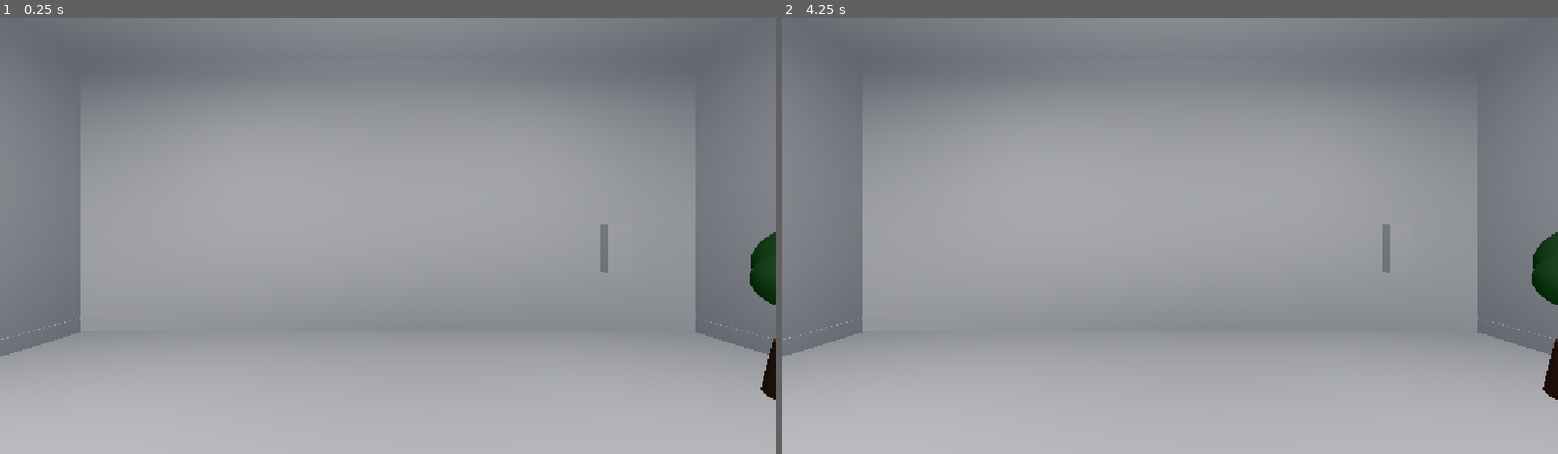
Above: before the commit, frames 1-2 (left to right).
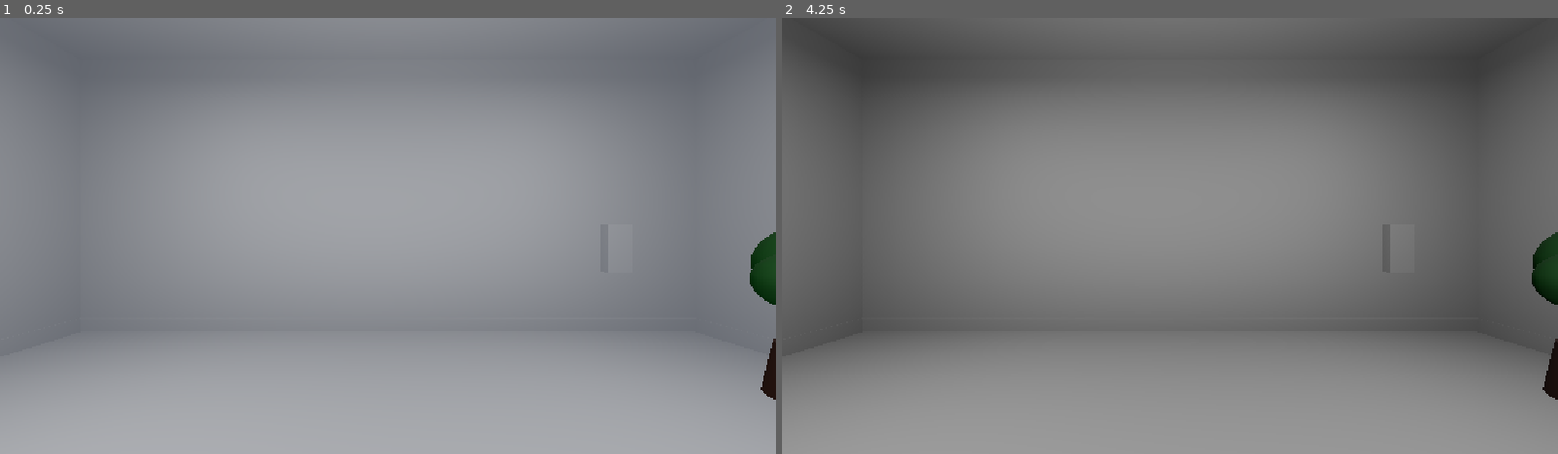
Above: after the commit, the same moments.

Repository: kinako-omiso/Summer_HoEi
Game: Godot game, scene res://temp_main.tscn
The game is run twice, just before and just after one commit, with the same random seed, the same clock (stepped at 60 frames per second) and the same inputs.
Inputs (mouse positions are in pixels of both pictures, inside the frame that each line leads up to):
- Up to frame 1 (0.25 s): no input
- Up to frame 2 (4.25 s): tap Enter at 0.5, 2, 3.5 s; move the mouse to (1208, 236) at 0.52 s; hold E (interact) 0.53-1.28 s; hold Up (move_forward) from 0.53 s (still down); tap Space (jump) at 0.77, 1.25, 1.52, 2.75, 3.02, 3.77 s; move the mouse to (1131, 236) at 1.27 s; tap E (interact) at 1.35, 2.85 s; move the mouse to (1185, 227) at 2.02 s; hold E (interact) 2.03-2.78 s; move the mouse to (1162, 244) at 2.77 s; move the mouse to (1224, 240) at 3.52 s; hold E (interact) from 3.53 s (still down); tap K (debug_lighting_toggle, bound only after the commit) at 4.15 s

The runs differ from the first frame. In frame 1, 3.6% of the frame differs, in the area x 0-100%, y 31-83%; in frame 2, 99%, in the area x 0-100%, y 0-100%.

Commit message:
#21 廊下の明かりを調整

Diff:
--- a/components/map/corridor_module.gd
+++ b/components/map/corridor_module.gd
@@ -10,7 +10,9 @@
 	# corridor at floating-point seams between scaled source modules.
 	var length_scale := (module_length + BAKE_SEAM_OVERLAP) / SOURCE_LENGTH
 	$Floor.scale = Vector3(1.0, 1.0, length_scale)
-	$Ceiling.scale = Vector3(1.0, 1.0, length_scale)
+	# The no-light ceiling source is 28m along local X and is rotated so that
+	# local X follows the corridor's Z axis.
+	$Ceiling.scale = Vector3(length_scale, 1.0, 1.0)
 	$WallLeft.scale = Vector3(length_scale, 1.0, 1.0)
 	$WallRight.scale = Vector3(length_scale, 1.0, 1.0)
 	set_meta("corridor_module_length", module_length)
--- a/components/map/corridor_module.tscn
+++ b/components/map/corridor_module.tscn
@@ -2,7 +2,7 @@
 
 [ext_resource type="Script" path="res://components/map/corridor_module.gd" id="1_script"]
 [ext_resource type="PackedScene" path="res://assets/3DModel/corridor_floor.tscn" id="2_floor"]
-[ext_resource type="PackedScene" path="res://assets/3DModel/corridor_ceiling.tscn" id="3_ceiling"]
+[ext_resource type="PackedScene" path="res://assets/3DModel/corridor_ceiling_without_light.tscn" id="3_ceiling"]
 [ext_resource type="PackedScene" path="res://assets/3DModel/corridor_wall.tscn" id="4_wall"]
 
 [node name="CorridorModule" type="Node3D"]
@@ -11,7 +11,7 @@
 [node name="Floor" parent="." instance=ExtResource("2_floor")]
 
 [node name="Ceiling" parent="." instance=ExtResource("3_ceiling")]
-position = Vector3(0, 6.31, 0)
+transform = Transform3D(0, 0, -1, 0, 1, 0, 1, 0, 0, 0, 6.31, 0)
 
 [node name="WallLeft" parent="." instance=ExtResource("4_wall")]
 transform = Transform3D(0, 0, -1, 0, 1, 0, 1, 0, 0, -3.87, 3.15, 0)
--- a/components/map/map_generator.gd
+++ b/components/map/map_generator.gd
@@ -4,6 +4,7 @@
 signal map_generated(seed_value: int)
 
 const ROOM_COUNT := 6
+const ROOM_SCENE_DIRECTORY := "res://components/rooms"
 const GRID_SIZE := 3
 const ROOM_HALF_SIZE := 7.0
 const ROOM_WALL_OFFSET := 6.87
@@ -24,8 +25,6 @@
 }
 
 const CORRIDOR_MODULE := preload("res://components/map/corridor_module.tscn")
-const ROOM_A := preload("res://components/rooms/room_a_office.tscn")
-const ROOM_B := preload("res://components/rooms/room_b_storage.tscn")
 const ROOM_WALL := preload("res://assets/3DModel/wall_no_door.tscn")
 const CENTERED_DOOR_WALL := preload("res://components/map/centered_wall_with_door.tscn")
 const ELEVATOR := preload("res://assets/3DModel/elevator.tscn")
@@ -42,10 +41,13 @@
 var last_layout: Dictionary = {}
 
 var _rng := RandomNumberGenerator.new()
+var _room_scene_paths: Array[String] = []
 
 
 func generate_map(requested_seed: int = 0) -> bool:
 	_clear_generated_map()
+	if not _refresh_room_scene_paths():
+		return false
 	_configure_rng(requested_seed)
 	var layout := _build_valid_layout()
 	if layout.is_empty():
@@ -58,6 +60,8 @@
 
 
 func generate_layout_for_seed(test_seed: int) -> Dictionary:
+	if not _refresh_room_scene_paths():
+		return {}
 	_configure_rng(test_seed)
 	return _build_valid_layout()
 
@@ -106,10 +110,14 @@
 
 	var room_specs: Array[Dictionary] = []
 	for cell: Vector2i in cells:
+		var scene_path := _room_scene_paths[_rng.randi_range(0, _room_scene_paths.size() - 1)]
+		var scene_id := scene_path.get_file().get_basename()
 		room_specs.append({
 			"cell": cell,
 			"origin": Vector2(column_positions[cell.x], row_positions[cell.y]),
-			"type": "A" if _rng.randi_range(0, 1) == 0 else "B",
+			"scene_path": scene_path,
+			"scene_id": scene_id,
+			"type": scene_id.substr(5, 1).to_upper(),
 			"entrances": [] as Array[String],
 			"elevator_side": "",
 		})
@@ -296,9 +304,9 @@
 	var room_specs: Array = layout["rooms"]
 	for room_index: int in range(room_specs.size()):
 		var room_spec: Dictionary = room_specs[room_index]
-		var room_scene: PackedScene = ROOM_A if room_spec["type"] == "A" else ROOM_B
+		var room_scene: PackedScene = load(room_spec["scene_path"]) as PackedScene
 		var room := room_scene.instantiate() as Node3D
-		room.name = "Room%02d_%s" % [room_index + 1, room_spec["type"]]
+		room.name = "Room%02d_%s" % [room_index + 1, room_spec["scene_id"]]
 		rooms_root.add_child(room)
 		var origin: Vector2 = room_spec["origin"]
 		room.position = _to_world(origin)
@@ -306,6 +314,7 @@
 		var elevator_side: String = room_spec["elevator_side"]
 		_configure_room_walls(room, entrances, elevator_side)
 		room.set_meta("generated_room_type", room_spec["type"])
+		room.set_meta("generated_room_scene", room_spec["scene_path"])
 		room.set_meta("generated_entrance_count", entrances.size())
 		room.set_meta("generated_entrance_sides", entrances.duplicate())
 
@@ -453,6 +462,63 @@
 	return root
 
 
+func get_available_room_scene_paths() -> Array[String]:
+	if _room_scene_paths.is_empty():
+		_refresh_room_scene_paths()
+	return _room_scene_paths.duplicate()
+
+
+func _refresh_room_scene_paths() -> bool:
+	_room_scene_paths.clear()
+	var directory: DirAccess = DirAccess.open(ROOM_SCENE_DIRECTORY)
+	if directory == null:
+		push_error("MapGenerator cannot open %s." % ROOM_SCENE_DIRECTORY)
+		return false
+
+	var filenames := directory.get_files()
+	filenames.sort()
+	for filename: String in filenames:
+		if not _is_room_scene_filename(filename):
+			continue
+		var scene_path := "%s/%s" % [ROOM_SCENE_DIRECTORY, filename]
+		var resource: Resource = load(scene_path)
+		if not resource is PackedScene:
+			push_warning("Skipping room scene that cannot be loaded: %s" % scene_path)
+			continue
+		var preview: Node = (resource as PackedScene).instantiate()
+		var is_compatible := preview is Node3D and preview.has_node("Structure")
+		preview.free()
+		if not is_compatible:
+			push_warning("Skipping room scene without a Node3D root and Structure child: %s" % scene_path)
+			continue
+		_room_scene_paths.append(scene_path)
+
+	if _room_scene_paths.is_empty():
+		push_error(
+			"MapGenerator found no compatible room_[letter]_[name].tscn scenes in %s."
+			% ROOM_SCENE_DIRECTORY
+		)
+		return false
+	return true
+
+
+func _is_room_scene_filename(filename: String) -> bool:
+	if not filename.ends_with(".tscn"):
+		return false
+	var scene_id := filename.get_basename()
+	if not scene_id.begins_with("room_") or scene_id.length() < 8:
+		return false
+	var category := scene_id.substr(5, 1)
+	if scene_id.substr(6, 1) != "_":
+		return false
+	var category_code := category.unicode_at(0)
+	var is_ascii_letter := (
+		(category_code >= 65 and category_code <= 90)
+		or (category_code >= 97 and category_code <= 122)
+	)
+	return is_ascii_letter and scene_id.substr(7).length() > 0
+
+
 func _union_sets(parents: Array[int], first: int, second: int) -> void:
 	var first_root := _find_set(parents, first)
 	var second_root := _find_set(parents, second)
--- /dev/null
+++ b/components/rooms/room_template.tscn
@@ -0,0 +1,42 @@
+[gd_scene load_steps=6 format=3]
+
+[ext_resource type="PackedScene" uid="uid://bugvnu7o8jwuk" path="res://assets/3DModel/floor_square.glb" id="1_floor_model"]
+[ext_resource type="Script" uid="uid://bafdgvvgwfh61" path="res://world_surface.gd" id="2_surface"]
+[ext_resource type="PackedScene" uid="uid://cm1jwh0mcnaon" path="res://assets/3DModel/ceiling_square_with_light.tscn" id="3_ceiling"]
+[ext_resource type="PackedScene" path="res://assets/3DModel/wall_no_door.tscn" id="4_wall"]
+
+[sub_resource type="BoxShape3D" id="BoxShape_floor"]
+size = Vector3(14, 0.3, 14)
+
+[node name="RoomTemplate" type="Node3D"]
+
+[node name="Structure" type="Node3D" parent="."]
+
+[node name="Floor" type="StaticBody3D" parent="Structure"]
+collision_layer = 4
+collision_mask = 0
+script = ExtResource("2_surface")
+
+[node name="Model" parent="Structure/Floor" instance=ExtResource("1_floor_model")]
+
+[node name="CollisionShape3D" type="CollisionShape3D" parent="Structure/Floor"]
+shape = SubResource("BoxShape_floor")
+
+[node name="CenterLight" type="OmniLight3D" parent="Structure/Floor" groups=["lights"]]
+position = Vector3(0, 0.35, 0)
+layers = 4
+light_energy = 0.8
+omni_range = 12.0
+shadow_enabled = false
+
+[node name="Ceiling" parent="Structure" instance=ExtResource("3_ceiling")]
+position = Vector3(0, 6.31, 0)
+
+[node name="WallEast" parent="Structure" instance=ExtResource("4_wall")]
+transform = Transform3D(0, 0, -1, 0, 1, 0, 1, 0, 0, 6.87, 3.15, 0)
+
+[node name="WallSouth" parent="Structure" instance=ExtResource("4_wall")]
+transform = Transform3D(-1, 0, 0, 0, 1, 0, 0, 0, -1, 0, 3.15, 6.87)
+
+[node name="WallWest" parent="Structure" instance=ExtResource("4_wall")]
+transform = Transform3D(0, 0, 1, 0, 1, 0, -1, 0, 0, -6.87, 3.15, 0)
--- a/project.godot
+++ b/project.godot
@@ -59,6 +59,11 @@
 "events": [Object(InputEventKey,"resource_local_to_scene":false,"resource_name":"","device":-1,"window_id":0,"alt_press …(191 unchanged characters)…
 ]
 }
+debug_lighting_toggle={
+"deadzone": 0.2,
+"events": [Object(InputEventKey,"resource_local_to_scene":false,"resource_name":"","device":-1,"window_id":0,"alt_pressed":false,"shift_pressed":false,"ctrl_pressed":false,"meta_pressed":false,"pressed":false,"keycode":0,"physical_keycode":75,"key_label":0,"unicode":107,"location":0,"echo":false,"script":null)
+]
+}
 jump={
 "deadzone": 0.2,
 "events": [Object(InputEventKey,"resource_local_to_scene":false,"resource_name":"","device":-1,"window_id":0,"alt_press …(191 unchanged characters)…
--- a/temp_main.gd
+++ b/temp_main.gd
@@ -7,12 +7,20 @@
 @onready var map_generator: Node3D = $NavigationRegion3D/MapGenerator
 @onready var player: CharacterBody3D = $Player
 @onready var monster: CharacterBody3D = $demomonster
+@onready var world_environment: WorldEnvironment = $WorldEnvironment
 
 var camera_change := 1
 var is_runtime_map_ready := false
+var debug_lighting_enabled := true
+var _debug_ambient_energy := 0.0
+var _debug_background_energy := 0.0
 
 
 func _ready() -> void:
+	var environment := world_environment.environment
+	if environment != null:
+		_debug_ambient_energy = environment.ambient_light_energy
+		_debug_background_energy = environment.background_energy_multiplier
 	player.process_mode = Node.PROCESS_MODE_DISABLED
 	monster.process_mode = Node.PROCESS_MODE_DISABLED
 	NavigationServer3D.map_set_use_async_iterations(
@@ -71,5 +79,21 @@
 		camera_change = -1
 
 
+func _unhandled_input(event: InputEvent) -> void:
+	if event.is_action_pressed("debug_lighting_toggle") and not event.is_echo():
+		toggle_debug_lighting()
+		get_viewport().set_input_as_handled()
+
+
+func toggle_debug_lighting() -> void:
+	debug_lighting_enabled = not debug_lighting_enabled
+	var environment := world_environment.environment
+	if environment == null:
+		return
+	environment.ambient_light_energy = _debug_ambient_energy if debug_lighting_enabled else 0.0
+	environment.background_energy_multiplier = _debug_background_energy if debug_lighting_enabled else 0.0
+	print("Debug lighting: %s" % ("ON" if debug_lighting_enabled else "OFF"))
+
+
 func _on_player_hit() -> void:
 	print("you die")
--- a/tools/validate_map_generator.gd
+++ b/tools/validate_map_generator.gd
@@ -2,6 +2,7 @@
 
 
 const GENERATOR_SCENE := preload("res://components/map/map_generator.tscn")
+const ROOM_TEMPLATE := preload("res://components/rooms/room_template.tscn")
 const ROOM_COUNT := 6
 const MINIMUM_LENGTH := 3.0
 const MAXIMUM_LENGTH := 20.0
@@ -20,14 +21,19 @@
 
 func _run_validation() -> void:
 	var failures: Array[String] = []
-	var observed_room_a := false
-	var observed_room_b := false
+	var observed_duplicate_selection := false
 	var observed_extra_connection := false
 	var observed_one_entrance := false
 	var observed_three_entrances := false
 
 	var generator := GENERATOR_SCENE.instantiate()
 	root.add_child(generator)
+	var available_room_scenes: Array[String] = generator.get_available_room_scene_paths()
+	if available_room_scenes.is_empty():
+		failures.append("no dynamically discoverable room scenes were found")
+	if available_room_scenes.has("res://components/rooms/room_template.tscn"):
+		failures.append("room_template.tscn must not be a random generation candidate")
+	_validate_room_template(failures)
 
 	for test_seed: int in range(1, 101):
 		var layout: Dictionary = generator.generate_layout_for_seed(test_seed)
@@ -36,15 +42,19 @@
 			continue
 		_validate_layout(test_seed, layout, failures)
 		observed_extra_connection = observed_extra_connection or layout["corridors"].size() > ROOM_COUNT - 1
+		var selected_scene_paths: Dictionary = {}
 		for room_spec: Dictionary in layout["rooms"]:
-			observed_room_a = observed_room_a or room_spec["type"] == "A"
-			observed_room_b = observed_room_b or room_spec["type"] == "B"
+			var scene_path: String = room_spec["scene_path"]
+			if not available_room_scenes.has(scene_path):
+				failures.append("seed %d: selected an undiscovered room scene" % test_seed)
+			selected_scene_paths[scene_path] = true
 			var entrance_count: int = room_spec["entrances"].size()
 			observed_one_entrance = observed_one_entrance or entrance_count == 1
 			observed_three_entrances = observed_three_entrances or entrance_count == 3
+		observed_duplicate_selection = observed_duplicate_selection or selected_scene_paths.size() < ROOM_COUNT
 
-	if not observed_room_a or not observed_room_b:
-		failures.append("room A/B randomization did not produce both types")
+	if not observed_duplicate_selection:
+		failures.append("room selection with replacement was not exercised")
 	if not observed_extra_connection:
 		failures.append("no loop-producing extra room connection was observed")
 	if not observed_one_entrance or not observed_three_entrances:
@@ -63,6 +73,35 @@
 		for failure: String in failures:
 			push_error(failure)
 		quit(1)
+
+
+func _validate_room_template(failures: Array[String]) -> void:
+	var room_template := ROOM_TEMPLATE.instantiate()
+	if not room_template is Node3D:
+		failures.append("room template root is not Node3D")
+		room_template.free()
+		return
+	if room_template.get_child_count() != 1 or room_template.get_node_or_null("Structure") == null:
+		failures.append("room template root must contain only Structure")
+		room_template.free()
+		return
+	var structure := room_template.get_node("Structure")
+	var expected_nodes: Array[String] = [
+		"Floor", "Ceiling", "WallEast", "WallSouth", "WallWest"
+	]
+	if structure.get_child_count() != expected_nodes.size():
+		failures.append("room template Structure must contain floor, ceiling, and three walls")
+	for node_name: String in expected_nodes:
+		if structure.get_node_or_null(node_name) == null:
+			failures.append("room template is missing %s" % node_name)
+	if structure.get_node_or_null("WallNorth") != null:
+		failures.append("room template north side must remain open")
+	if room_template.find_children("*", "Light3D", true, false).is_empty():
+		failures.append("room template must contain lighting")
+	var center_light := room_template.get_node_or_null("Structure/Floor/CenterLight") as OmniLight3D
+	if center_light == null or not center_light.is_in_group("lights"):
+		failures.append("room template floor center light is missing or not switchable")
+	room_template.free()
 
 
 func _validate_layout(test_seed: int, layout: Dictionary, failures: Array[String]) -> void:
@@ -134,6 +173,9 @@
 		failures.append("instantiated map does not contain six rooms")
 	else:
 		for room: Node in rooms_root.get_children():
+			var scene_path: String = room.get_meta("generated_room_scene", "")
+			if not generator.get_available_room_scene_paths().has(scene_path):
+				failures.append("%s has invalid generated room scene metadata" % room.name)
 			var entrance_count: int = room.get_meta("generated_entrance_count", 0)
 			if entrance_count < 1 or entrance_count > 3:
 				failures.append("%s instantiated entrance count is invalid" % room.name)
--- a/tools/validate_runtime_map.gd
+++ b/tools/validate_runtime_map.gd
@@ -49,6 +49,10 @@
 	var player := _main.get_node("Player") as CharacterBody3D
 	var monster := _main.get_node("demomonster") as CharacterBody3D
 	var rooms := generator.get_node("Rooms")
+	var corridors := generator.get_node("Corridors")
+	_validate_debug_lighting(failures)
+	if not corridors.find_children("*", "Light3D", true, false).is_empty():
+		failures.append("generated corridors still contain gameplay lights")
 	if navigation_region.navigation_mesh.get_polygon_count() <= 0:
 		failures.append("runtime NavigationMesh has no polygons")
 	if rooms.get_child_count() != 6:
@@ -86,3 +90,29 @@
 		for failure: String in failures:
 			push_error(failure)
 		quit(1)
+
+
+func _validate_debug_lighting(failures: Array[String]) -> void:
+	if not InputMap.has_action("debug_lighting_toggle"):
+		failures.append("debug_lighting_toggle input action is missing")
+		return
+	var has_k_key := false
+	for input_event: InputEvent in InputMap.action_get_events("debug_lighting_toggle"):
+		if input_event is InputEventKey and (input_event as InputEventKey).physical_keycode == KEY_K:
+			has_k_key = true
+			break
+	if not has_k_key:
+		failures.append("debug_lighting_toggle is not assigned to the K key")
+
+	var world_environment := _main.get_node("WorldEnvironment") as WorldEnvironment
+	var environment := world_environment.environment
+	var original_ambient_energy := environment.ambient_light_energy
+	var original_background_energy := environment.background_energy_multiplier
+	_main.toggle_debug_lighting()
+	if not is_zero_approx(environment.ambient_light_energy) or not is_zero_approx(environment.background_energy_multiplier):
+		failures.append("debug lighting did not turn off")
+	_main.toggle_debug_lighting()
+	if not is_equal_approx(environment.ambient_light_energy, original_ambient_energy):
+		failures.append("debug ambient lighting did not restore its original energy")
+	if not is_equal_approx(environment.background_energy_multiplier, original_background_energy):
+		failures.append("debug background lighting did not restore its original energy")
Not shown, changed: docs/README.md
